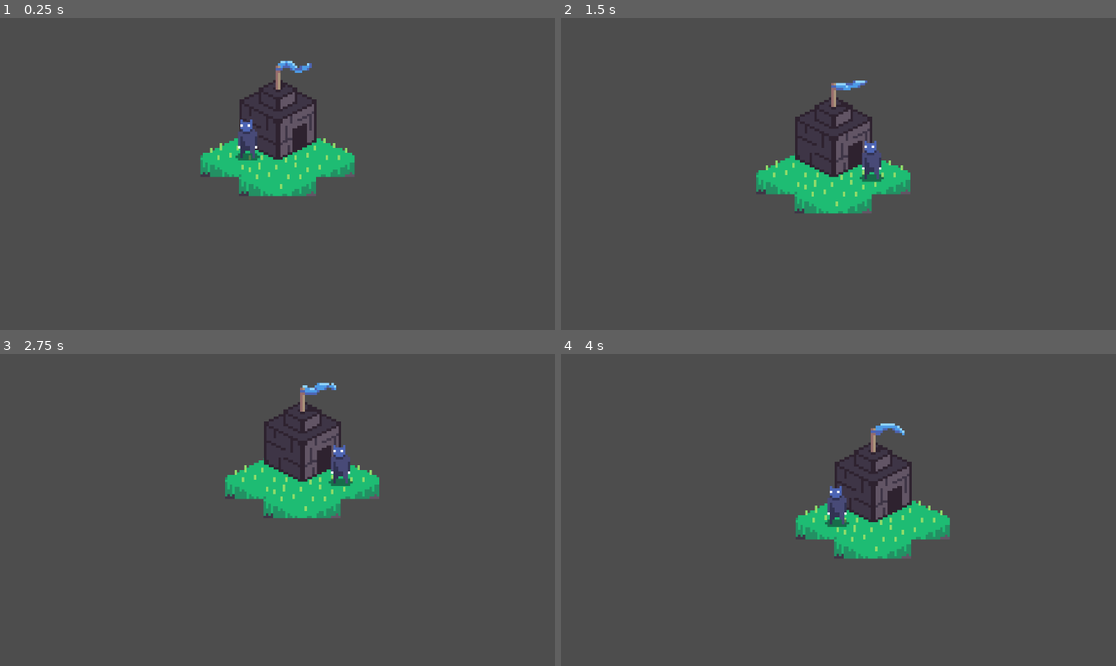
Above: before the commit, frames 1-4 (two rows, left to right).
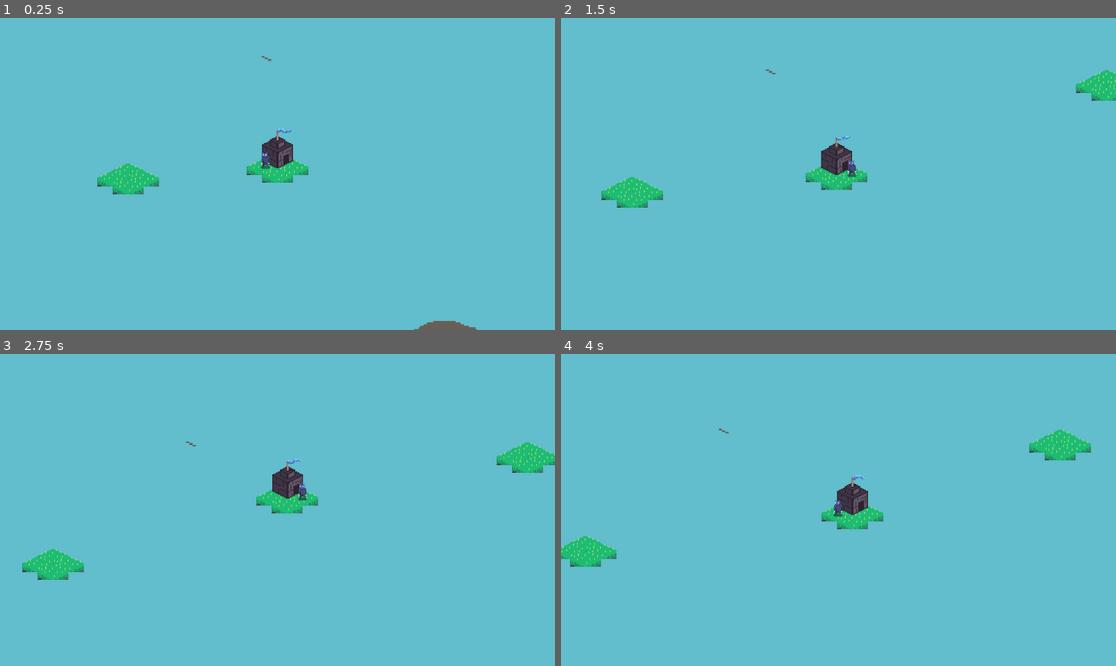
Above: after the commit, the same moments.

Repository: SuperSheaff/Ludum-Dare-55
Game: Godot game, scene res://world/world.tscn
The game is run twice, just before and just after one commit, with the same random seed, the same clock (stepped at 60 frames per second) and the same inputs. This scene is started directly instead of the project's main scene. Sound files missing from this copy of the repository are replaced by a short silence.
Inputs (mouse positions are in pixels of both pictures, inside the frame that each line leads up to):
- Up to frame 1 (0.25 s): no input
- Up to frame 2 (1.5 s): tap Enter at 0.5 s; move the mouse to (960, 158) at 0.52 s; hold Space (summon) 0.53-1.28 s; move the mouse to (727, 189) at 1.27 s; tap Space (summon) at 1.35 s
- Up to frame 3 (2.75 s): move the mouse to (333, 441) at 2.02 s; hold Space (summon) from 2.03 s (still down)
- Up to frame 4 (4 s): move the mouse to (810, 572) at 2.77 s; release Space (summon) at 2.78 s; tap Space (summon) at 2.85 s; move the mouse to (1005, 556) at 3.52 s; hold Space (summon) from 3.53 s (still down)

The runs differ from the first frame. In frame 1, 99% of the frame differs, in the area x 0-100%, y 0-100%; in frame 2, 99%; in frame 3, 100%; in frame 4, 100%.

Commit message:
parralax and collision sounds

Diff:
--- a/Scripts/AudioManager.gd
+++ b/Scripts/AudioManager.gd
@@ -6,6 +6,7 @@
 	"ore" : ["res://Audio/ore.wav", "SFX", 0],
 	"deposit" : ["res://Audio/deposit.wav", "SFX", 0],
 	"spawn" : ["res://Audio/spawn.wav", "SFX", 0],
+	"collide" : ["res://Audio/collide.wav", "SFX", 0],
 	#Music
 	"ambient" : ["res://Audio/awful_music.ogg", "MUSIC", 1]
 
--- a/world/player.gd
+++ b/world/player.gd
@@ -54,6 +54,7 @@
 
 func _island_collision(local_cs, other_cs, delta):
 	camera.camera_shake()
+	AudioManager.play("collide", -8, 0.7)
 	#_collision_physics(other_cs.get_parent().get_parent(), delta)
 	_merge_island(local_cs, other_cs)
 	camera.update_camera_zoom_pos()
--- a/world/player.tscn
+++ b/world/player.tscn
@@ -1,9 +1,11 @@
-[gd_scene load_steps=5 format=3 uid="uid://0uexbmokxjg6"]
+[gd_scene load_steps=7 format=3 uid="uid://0uexbmokxjg6"]
 
 [ext_resource type="PackedScene" uid="uid://cke738yixhthx" path="res://world/island.tscn" id="1_nkg0s"]
 [ext_resource type="Script" path="res://world/player.gd" id="2_65w22"]
 [ext_resource type="Script" path="res://world/Camera2D.gd" id="3_xgala"]
 [ext_resource type="PackedScene" uid="uid://ccorg5bj766v5" path="res://Scenes/Buildings/house.tscn" id="4_q7pwu"]
+[ext_resource type="Texture2D" uid="uid://ckniockffreh" path="res://Sprites/Environment/cloud_1.png" id="5_6kmwv"]
+[ext_resource type="Texture2D" uid="uid://hgttcdguyytc" path="res://Sprites/Environment/paralax_maybe.png" id="6_4n7y5"]
 
 [node name="Player" instance=ExtResource("1_nkg0s")]
 script = ExtResource("2_65w22")
@@ -12,8 +14,44 @@
 position = Vector2(1, -71)
 
 [node name="Camera2D" type="Camera2D" parent="." index="3"]
+zoom = Vector2(0.4, 0.4)
 position_smoothing_enabled = true
 script = ExtResource("3_xgala")
 
+[node name="ParallaxBackground" type="ParallaxBackground" parent="Camera2D" index="0"]
+
+[node name="ParallaxLayer" type="ParallaxLayer" parent="Camera2D/ParallaxBackground" index="0"]
+motion_scale = Vector2(0, 0)
+
+[node name="ColorRect" type="ColorRect" parent="Camera2D/ParallaxBackground/ParallaxLayer" index="0"]
+offset_left = -6171.0
+offset_top = -4045.0
+offset_right = 7748.0
+offset_bottom = 4382.0
+color = Color(0.384314, 0.741176, 0.8, 1)
+
+[node name="ParallaxLayer2" type="ParallaxLayer" parent="Camera2D/ParallaxBackground" index="1"]
+
+[node name="CPUParticles2D" type="CPUParticles2D" parent="Camera2D/ParallaxBackground/ParallaxLayer2" index="0"]
+visible = false
+position = Vector2(-1696, 0)
+amount = 24
+lifetime = 500.0
+randomness = 1.0
+texture = ExtResource("5_6kmwv")
+emission_shape = 3
+emission_rect_extents = Vector2(1, 500)
+spread = 0.0
+gravity = Vector2(0, 0)
+initial_velocity_min = 50.0
+initial_velocity_max = 50.0
+
+[node name="TextureRect" type="TextureRect" parent="Camera2D/ParallaxBackground/ParallaxLayer2" index="1"]
+offset_left = -5617.0
+offset_top = -3479.0
+offset_right = 7202.0
+offset_bottom = 3981.0
+texture = ExtResource("6_4n7y5")
+
 [connection signal="area_shape_entered" from="Area2D" to="." method="_on_area_2d_area_shape_entered"]
 [connection signal="area_shape_exited" from="Area2D" to="." method="_on_area_2d_area_shape_exited"]
--- a/world/world.gd
+++ b/world/world.gd
@@ -20,7 +20,7 @@
 func _process(delta):
 	if _active_islands.size() < MAX_ISLANDS:
 		spawn_islands()
-	despawn_islands()
+	#despawn_islands()
 
 	pass
 
Not shown, added: Audio/collide.wav.import
Binary file added: Sprites/Environment/paralax_maybe.aseprite
Binary file added: Sprites/Environment/paralax_maybe.png
Not shown, added: Sprites/Environment/paralax_maybe.png.import
Not shown, added: Audio/collide.wav
